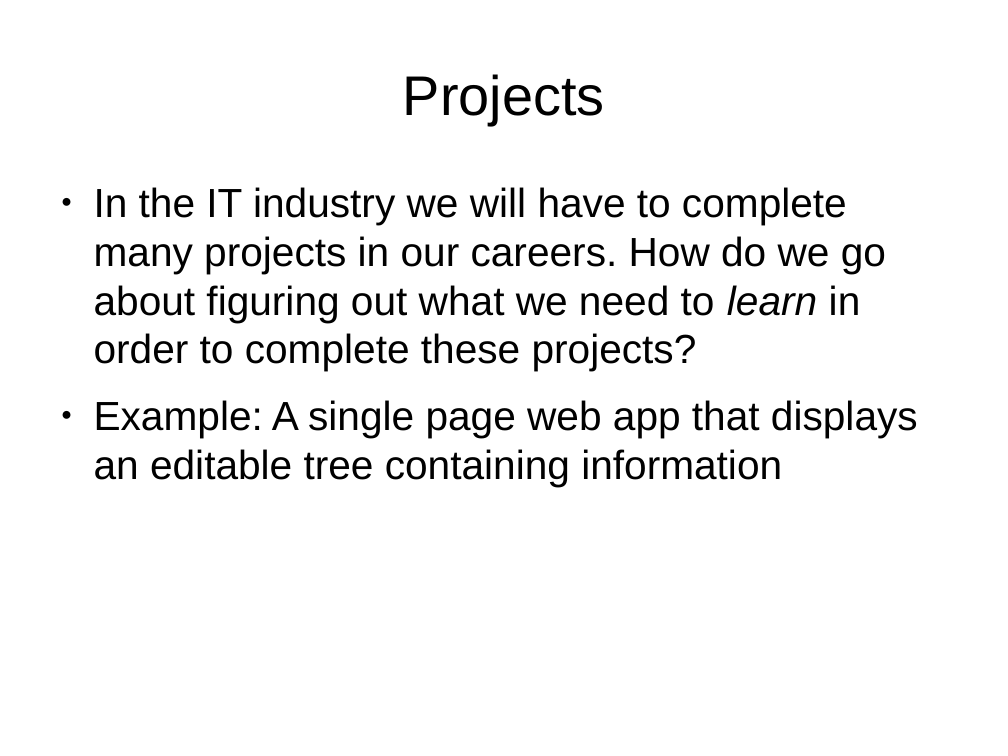
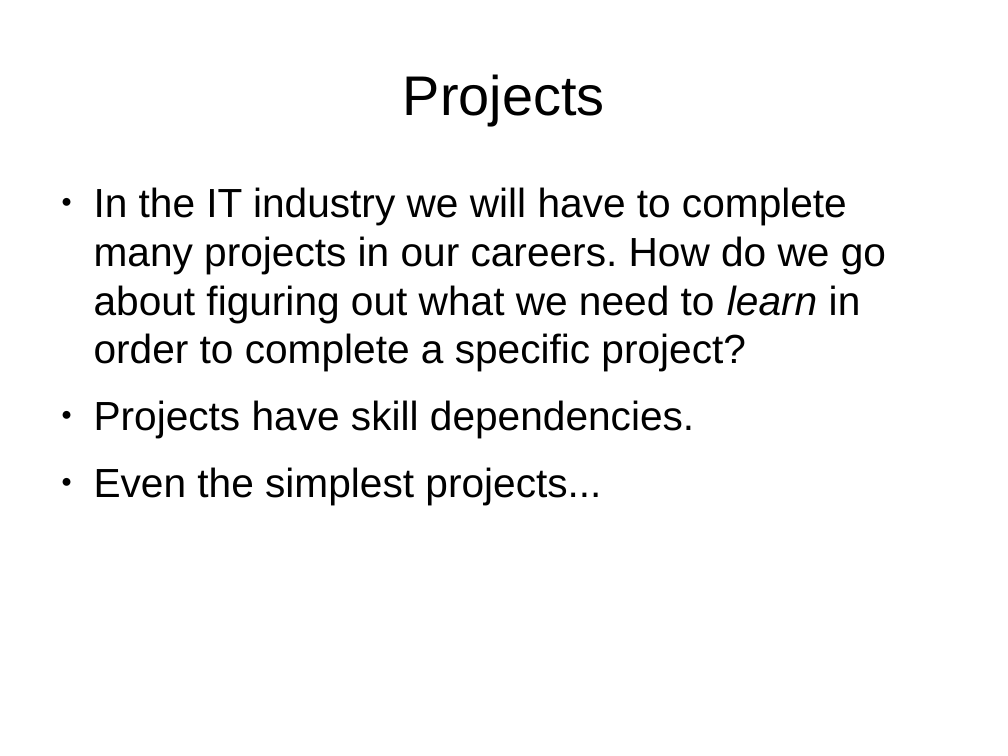
Before and after one commit to shuttle1987/CompCon2016, a slide deck: slide 5 of Slides.odp (slide 7 before the commit). Drawn at 1008x756 pixels with LibreOffice and Linux fonts; fonts in the diff are those of the drawing. Boxes give left, top, right and bottom in pixels: in the first picture for what was removed or moved away, otherwise in the second. Text is boxed around its words. In the diff, an @@ line names an element or a change of style, - is before the commit and + after.

Commit message:
Updated slides

```diff
--- a/Slides.odp
+++ b/Slides.odp
@@ text at bbox=[94, 187, 886, 505]: text changed @@
-● In the IT industry we will have to complete many projects in our careers. How do we go about figuring out what we need to learn in order to complete these projects?
-● Example: A single page web app that displays an editable tree containing information
+● In the IT industry we will have to complete many projects in our careers. How do we go about figuring out what we need to learn in order to complete a specific project?
+● Projects have skill dependencies.
+● Even the simplest projects...
```
Also in this commit, not shown: 4 other slides changed, 8 slides added, 6 slides removed.
